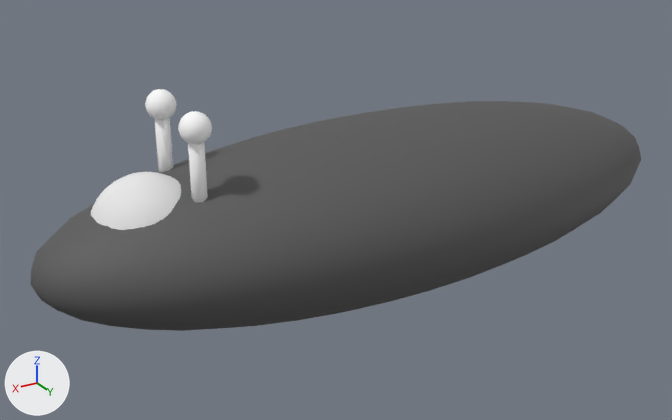
The glTF model asset_generation/python/animated_exports/tar_slug_animated_00.glb as it was, and as the next commit left it.
Rendered twice from a 50 mm camera at (3.57, 5.31, 2.98) aimed at (0.33, -0.09, 0.28). The lights are fixed; the arrows at lower left show +X, +Y and +Z. The picture after the commit comes second. Vertices at exactly the same position are counted once.

The older version as bpy lines, for what is in view:
```python
mat_tar_black = principled_material('tar_black')
mat_tar_black.base_color = (0.1, 0.1, 0.1)  # dark grey #595959
mat_tar_black.roughness = 0.7
me_sphere = bpy.data.meshes.new('Sphere')
me_sphere.from_pydata(...)  # a UV sphere (32 segments, 16 rings, poles along z) spanning x -2.56..2.56, y -0.94..0.94, z -0.31..0.94, material slot 0; a UV sphere (32 segments, 16 rings, poles along z) spanning x 1.42..2.17, y -0.38..0.38, z 0.12..0.87, material slot 1; a 6-sided cylinder along z spanning x 1.49..1.58, y -0.33..-0.23, z 0.62..1.22, material slot 2; a UV sphere (32 segments, 16 rings, poles along z) spanning x 1.44..1.64, y -0.38..-0.18, z 1.12..1.32, material slot 2; a 6-sided cylinder along z spanning x 1.49..1.58, y 0.23..0.33, z 0.62..1.22, material slot 2; a UV sphere (32 segments, 16 rings, poles along z) spanning x 1.44..1.64, y 0.18..0.38, z 1.12..1.32, material slot 2
me_sphere.materials.append(mat_tar_black)  # dark grey #595959
me_sphere.materials.append(mat_slime_green)  # white #ffffff
me_sphere.materials.append(mat_dirt_brown)  # white #ffffff
ob_sphere = bpy.data.objects.new('Sphere', me_sphere)
ob_sphere.location = (0.0, 0.0, 0.0)
```
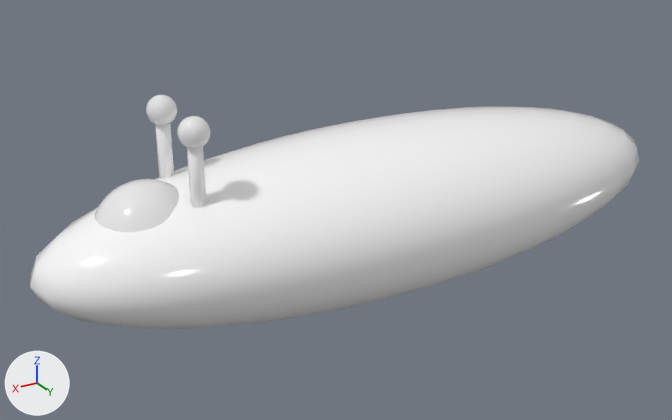
Pixel boxes [x1, y1, x2, y2] of what changed, in the pictures (672 x 420 px; the box of a moved part takes in the faces that stretch with it):
```json
{"object": "Sphere", "change": "recoloured, surface changed, reshaped", "before": [30, 89, 641, 331], "after": [30, 95, 640, 329]}
{"part": 1, "of": "me_sphere", "change": "moved or reshaped", "before": [30, 101, 641, 331], "after": [30, 107, 640, 329]}
{"part": 2, "of": "me_sphere", "change": "moved or reshaped", "before": [91, 172, 181, 230], "after": [95, 179, 179, 232]}
{"part": 3, "of": "me_sphere", "change": "moved or reshaped", "before": [149, 89, 211, 202], "after": [154, 95, 210, 207]}
```

Scene script edits in JSON lines:
```json
{"op": "set", "path": "mat_tar_black.base_color", "old": "(0.1, 0.1, 0.1)", "new": "(1.0, 1.0, 1.0)", "note": "dark grey #595959 -> white #ffffff"}
{"op": "set", "path": "mat_tar_black.roughness", "old": "0.7", "new": "0.12"}
{"block": "me_sphere", "where": "# used by ob_sphere; location = (0.0, 0.0, 0.0)"}
{"op": "remove", "block": "me_sphere", "code": "me_sphere.from_pydata(...)  # 1952 vertices, 3880 faces; spans x -2.56..2.56, y -0.94..0.94, z -0.31..1.32"}
{"op": "add", "block": "me_sphere", "code": "me_sphere.from_pydata(...)  # 1952 vertices, 3880 faces; spans x -2.57..2.57, y -0.88..0.88, z -0.3..1.29"}
{"block": "me_sphere", "change": "me_sphere part 1: the loose piece of 482 vertices spanning x -2.56..2.56, y -0.94..0.94, z -0.31..0.94 is scaled about the mesh origin by (1, 0.943, 0.948)"}
{"block": "me_sphere", "change": "me_sphere part 2: the loose piece of 482 vertices spanning x 1.42..2.17, y -0.38..0.38, z 0.12..0.87 is scaled about its middle by 0.943, then moved by (0.0, 0.0, -0.03)"}
{"block": "me_sphere", "change": "me_sphere part 3: 988 of 1952 vertices moved; they spanned x 1.44..1.64, y -0.38..0.38, z 0.62..1.32 and now span x 1.44..1.64, y -0.37..0.37, z 0.59..1.29; mean shift (0.0, 0.0, -0.03); largest move (1.52, 0.38, 1.24) -> (1.54, -0.32, 0.59)"}
```
